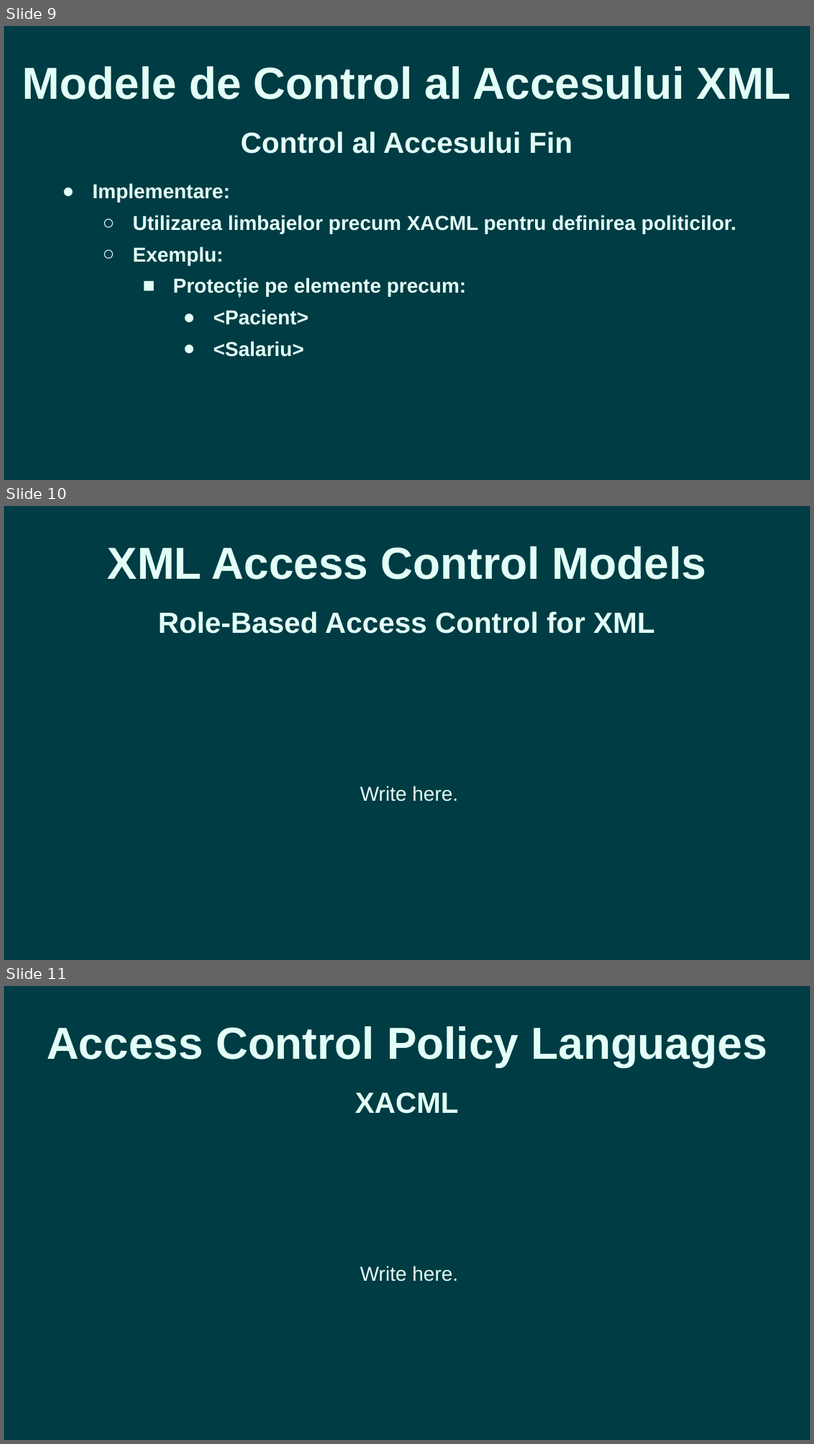
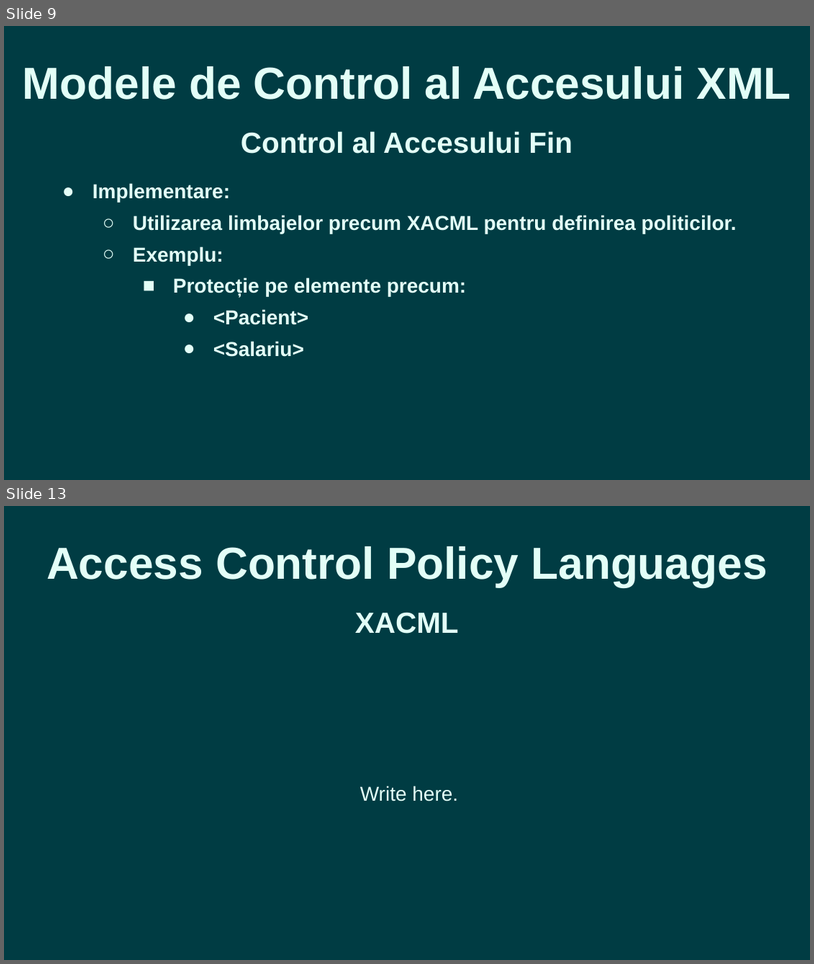
Before and after one commit to romantudorofficial/University_InformationSecurity, a slide deck: Access Control for XML - Presentation.pptx. Shown one above the other, each under a label of ours: slides 9, 10 and 11 before the commit, slides 9 and 13 after it; the slides between them are not shown. The pictures are 814x1444 and 814x964 pixels, drawn with LibreOffice and Linux fonts; fonts in the diff are those of the drawing. Boxes give left, top, right and bottom in pixels: in the first picture for what was removed or moved away, otherwise in the second. Text is boxed around its words. In the diff, an @@ line names an element or a change of style, - is before the commit and + after.

Commit message:
Added Role-Based Access Control
I have added the Role-Based Access Control subchapter.

```diff
--- a/Access Control for XML - Presentation.pptx
+++ b/Access Control for XML - Presentation.pptx
@@ slide 10 removed at <box>4,506,810,960</box>, background #003C43 @@
@@ text removed at <box>108,546,707,579</box> @@
-XML Access Control Models
@@ text removed at <box>158,611,655,633</box> @@
-Role-Based Access Control for XML
@@ text removed at <box>360,785,458,801</box> @@
-Write here.
@@ what was slide 11 is now slide 13 @@
```
Also in this commit, not shown: 3 slides added, 3 other files.
